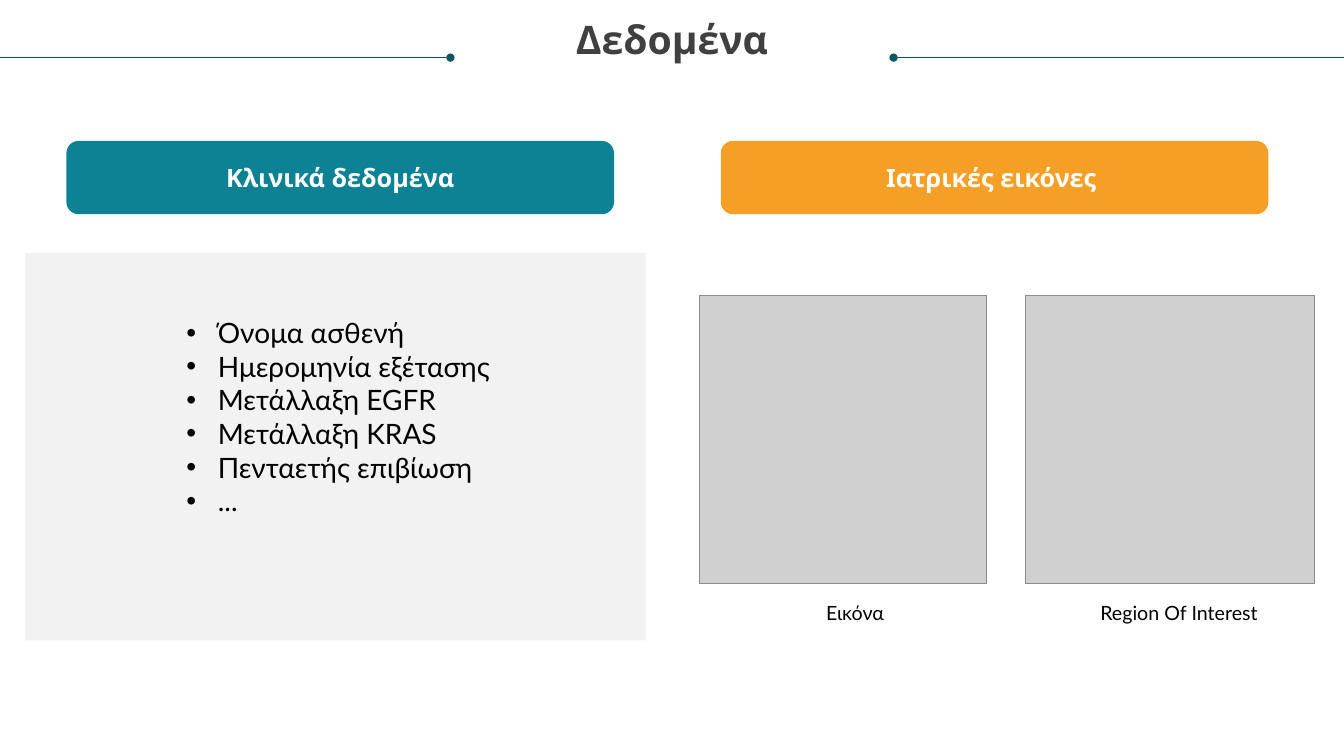
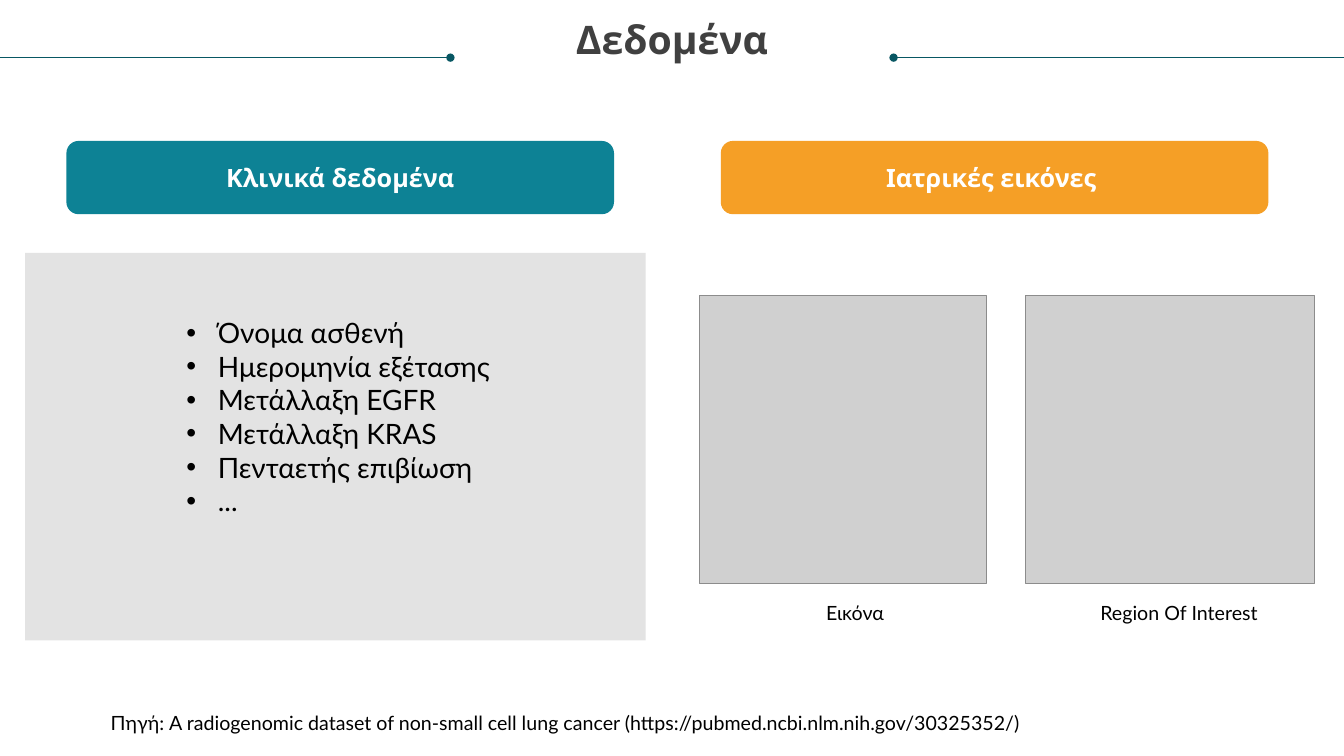
Before and after one commit to manos-mark/radiomics-features-extraction, a slide deck: slide 5 of info/Πτυχιακή Μάνος Μαρκοδημητράκης.pptx (slide 6 before the commit). Drawn at 1344x756 pixels with LibreOffice and Linux fonts; fonts in the diff are those of the drawing; grey boxes stand for pictures. Boxes give left, top, right and bottom in pixels: in the first picture for what was removed or moved away, otherwise in the second. Text is boxed around its words. In the diff, an @@ line names an element or a change of style, - is before the commit and + after.

```diff
--- a/info/Πτυχιακή Μάνος Μαρκοδημητράκης.pptx
+++ b/info/Πτυχιακή Μάνος Μαρκοδημητράκης.pptx
@@ rectangle "Όνομα ασθενή" at box(25, 253, 646, 640): fill #F2F2F2 to #E3E3E3 @@
@@ text added at box(111, 715, 1019, 734), 14 pt, text #000000 @@
+Πηγή: A radiogenomic dataset of non-small cell lung cancer (https://pubmed.ncbi.nlm.nih.gov/30325352/)
```
Also in this commit, not shown: 18 other slides changed, 3 slides added, 2 slides removed, 2 other files.
